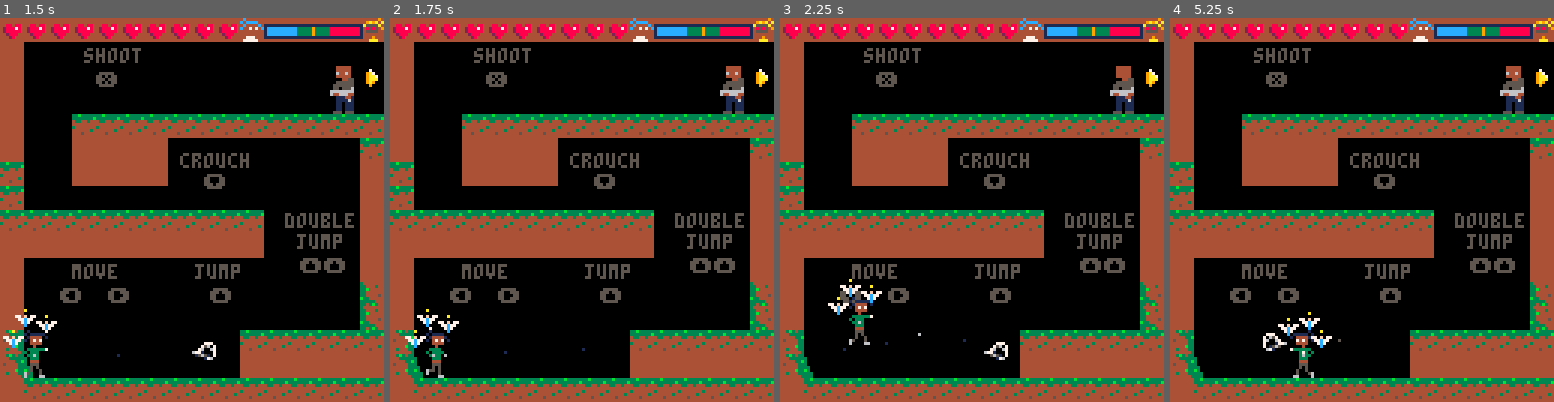
Above: before the commit, frames 1-4 (left to right).
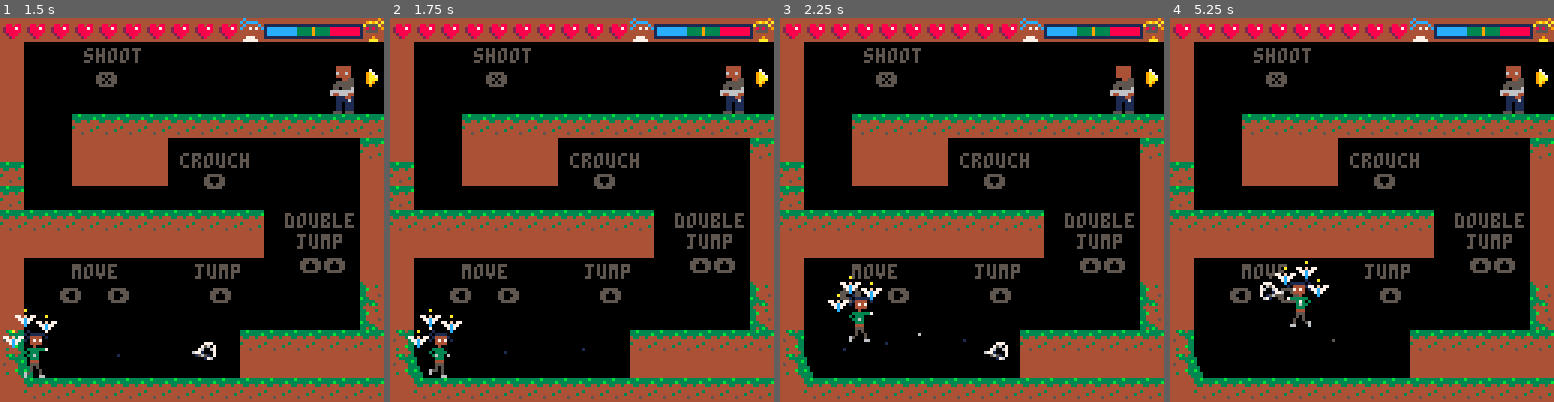
Above: after the commit, the same moments.

Repository: xMunchy/Mirror_Image
Game: PICO-8 cartridge prog.p8
Same seed, same stepped clock (60 frames per second), same inputs: the game is played once before the commit and once after it.
Inputs:
- Up to frame 1 (1.5 s): tap X (X key) at 0.33, 1.07 s; tap O (Z key) at 0.7 s
- Up to frame 2 (1.75 s): hold Right from 1.6 s (still down); tap O (Z key) at 1.7 s
- Up to frame 3 (2.25 s): tap X (X key) at 1.85 s; release Right at 2.1 s; tap O (Z key) at 2.1 s; hold Up from 2.15 s (still down)
- Up to frame 4 (5.25 s): release Up at 2.42 s; hold Right 2.47-3.03 s; tap O (Z key) every 0.4 s from 2.5 to 4.9 s; tap X (X key) at 2.97, 4.08, 5.2 s; hold Left 3.08-3.58 s; hold Down 3.63-3.97 s; hold Right 4.02-4.68 s; hold Up 4.73-5.03 s; hold Left from 5.08 s (still down)

Frame 1 is identical in both runs. In frame 2, 0.7% of the frame differs, in the area x 3-19%, y 75-94%; in frame 3, 0.7%; in frame 4, 1.5%, in the area x 23-45%, y 63-94%.

Commit message:
fix jump sprite, add momentum to jumps, fix running in title screen

Diff:
--- a/prog.p8
+++ b/prog.p8
@@ -111,8 +111,8 @@
   mbar_flash_dur = 1
   --sprites = {idle,walk1,walk2,crouch_idle,crouch_move,jump1,jump2,attack}
   neutral_sprites = {1,3,4,2,18,5,160,6}
-  evil_sprites = {32,34,35,33,49,36,160,37}
-  good_sprites = {38,40,41,39,55,42,160,43}
+  evil_sprites = {32,34,35,33,49,36,161,37}
+  good_sprites = {38,40,41,39,55,42,162,43}
   sprites = {neutral_sprites,evil_sprites,good_sprites}
   --size by 8x8 chunks
   --size = {idle,walk1,walk2,crouch_idle,crouch_move,jump,attack}
@@ -202,11 +202,9 @@
   blast_colors = {1,5,6,7}
 
   --jumping variables
-  player.jump_tprev = 0 --jump time
-  player.jump_prog = 0 --jump progress in remaining height
   player.njump = 0 --first, second, or third jump
-  player.jump1 = 16 --height of first jump
-  player.jumpxtra = 8 --height of extra jumps
+  player.jump1 = 2 --height of first jump
+  player.jumpxtra = 1.65 --height of extra jumps
 
  -- player blasts --
  blast = {}
@@ -569,36 +567,24 @@
  -- 6 = jump
  --start jump
  sfx(32)
- player.jump_tprev = time()
  player.is_jumping = true
  --choose jump height
  if player.njump==0 then
-  player.jump_prog = player.jump1
+   player.m = player.jump1
  else
-  player.jump_prog = player.jumpxtra
+   player.m = player.jumpxtra
  end
  player.y -= 1
  player.njump += 1
 end
 
 --find new position in jump
-function jump()
- local dt = time() - player.jump_tprev
- --check for ceiling
+function jump() --check for ceiling
  local x1 = player.x
  local x2 = player.x+player.w-1
- if v_collide(x1,x2,player.y-1)
- then
-  player.jump_prog = 0 --end jump
+ if v_collide(x1,x2,player.y-1) then --momentum go down
+  player.m = -0.2 --end jump
  end
- if dt > 0.005 and
-    player.jump_prog > 0
- then --do some jumping
-  player.y -= 2
-  player.jump_prog -= 1
-  player.jump_tprev = time()
- end
- if(player.jump_prog==0) player.is_jumping = false
 end
 
 --[[
@@ -1176,11 +1162,13 @@
   local x2 = player.x+player.w-1
   if v_collide(x1,x2,y) then
     player.njump = 0
+    player.m = 0.5
     if v_collide(x1,x2,y-0.5) then
       player.y = flr(player.y-0.5)
     end
   else
-    if(not player.is_jumping) player.y += 1.5
+    player.y -= player.m
+    player.m -= 0.1
   end
   --make enemies fall
   for i=1,#enemy[lvl] do
@@ -1354,6 +1342,7 @@
     if btnp(5) then
      new_level(false)
      game = "game"
+     prev_t = time()
      music(16)
     end
   -- elseif game=="instr" then --instructions
@@ -1433,7 +1422,7 @@
        --falling
       if not v_collide(x1,x2,y2) then
         --6 = jumping/falling
-        if player.jump_prog<8 then
+        if player.m > 1 then
           change_sprite(7)
         else
           change_sprite(6)
